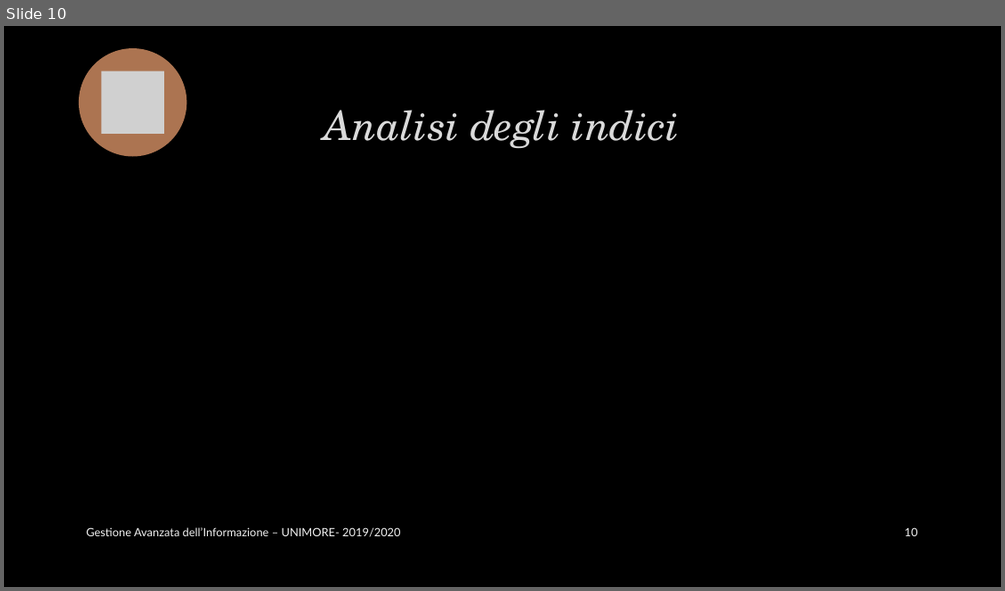
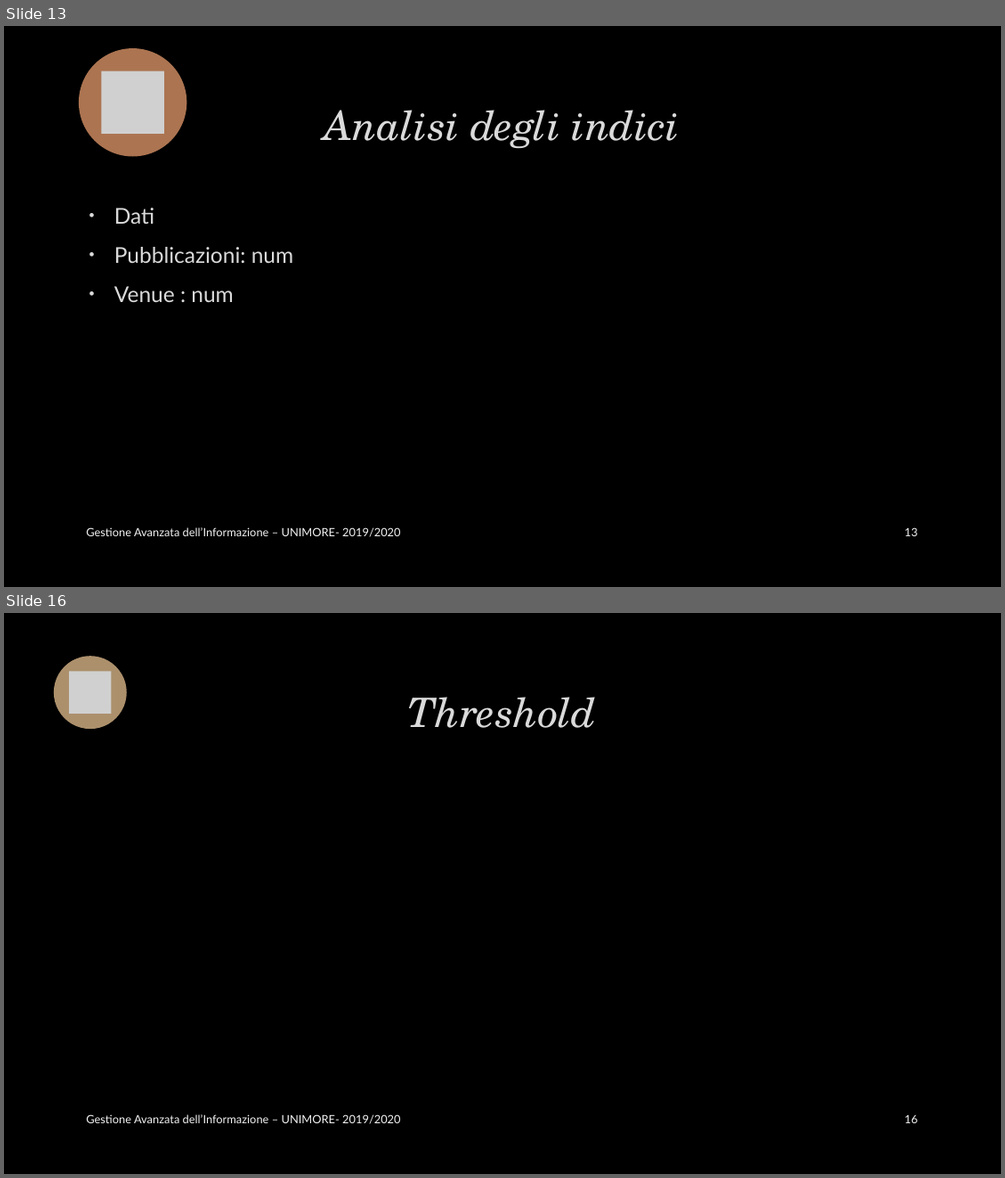
Before and after one commit to marcopiccinni/Search-Engine-for-DBLP, a slide deck: Doc-it.pptx. Shown one above the other, each under a label of ours: slide 10 before the commit, slides 13 and 16 after it; the slides between them are not shown. The pictures are 1005x591 and 1005x1178 pixels, drawn with LibreOffice and Linux fonts; fonts in the diff are those of the drawing; grey boxes stand for pictures; background and template pictures are left out. Boxes give left, top, right and bottom in pixels: in the first picture for what was removed or moved away, otherwise in the second. Text is boxed around its words. In the diff, an @@ line names an element or a change of style, - is before the commit and + after.

```diff
--- a/Doc-it.pptx
+++ b/Doc-it.pptx
@@ slide 16 added at bbox=[4, 613, 1001, 1174], background picture (left out) @@
@@ ellipse added at bbox=[53, 656, 127, 729], fill #AC906C @@
@@ picture added at bbox=[69, 672, 112, 714] @@
@@ title added at bbox=[407, 697, 597, 728], 39 pt, text #DADADA, italic @@
+Threshold
@@ text added at bbox=[86, 1114, 400, 1124], 11 pt, text #F2F2F2 @@
+Gestione Avanzata dell’Informazione – UNIMORE- 2019/2020
@@ page number added at bbox=[905, 1115, 918, 1123], 11 pt, text #F2F2F2 @@
+16
@@ what was slide 10 is now slide 13 @@
@@ slide 13 changed as well @@
@@ text added at bbox=[114, 208, 293, 302], 21 pt, text #DADADA @@
+• Dati
+• Pubblicazioni: num
+• Venue : num
@@ page number at bbox=[905, 527, 918, 536]: text changed @@
-10
+13
```
Also in this commit, not shown: 9 other slides changed, 6 other slides added.
